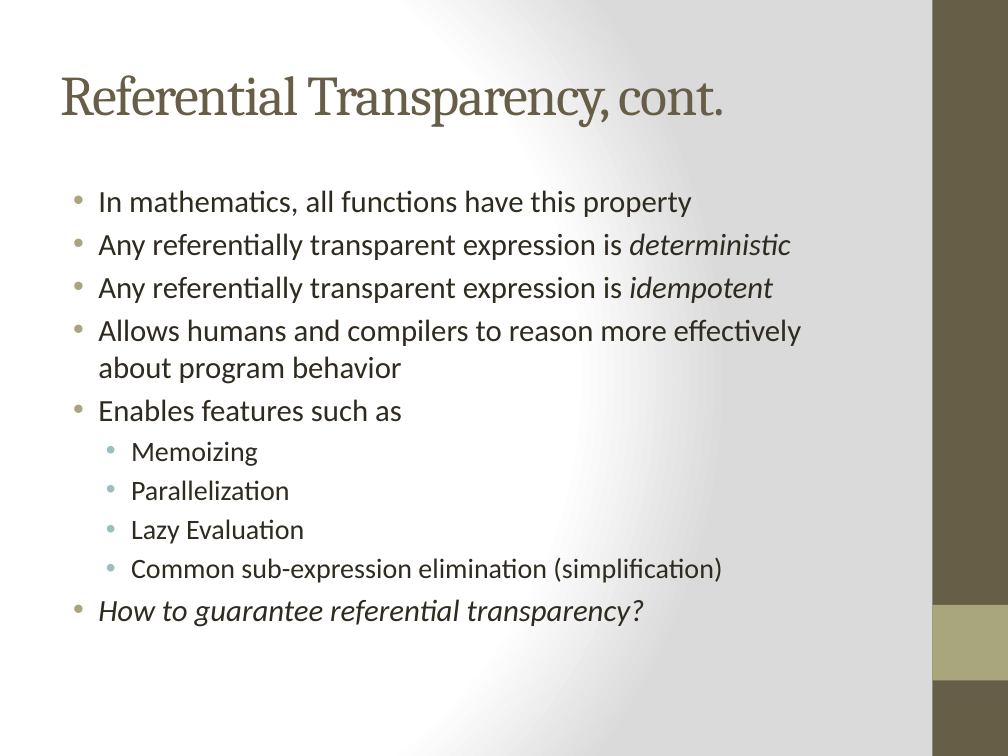
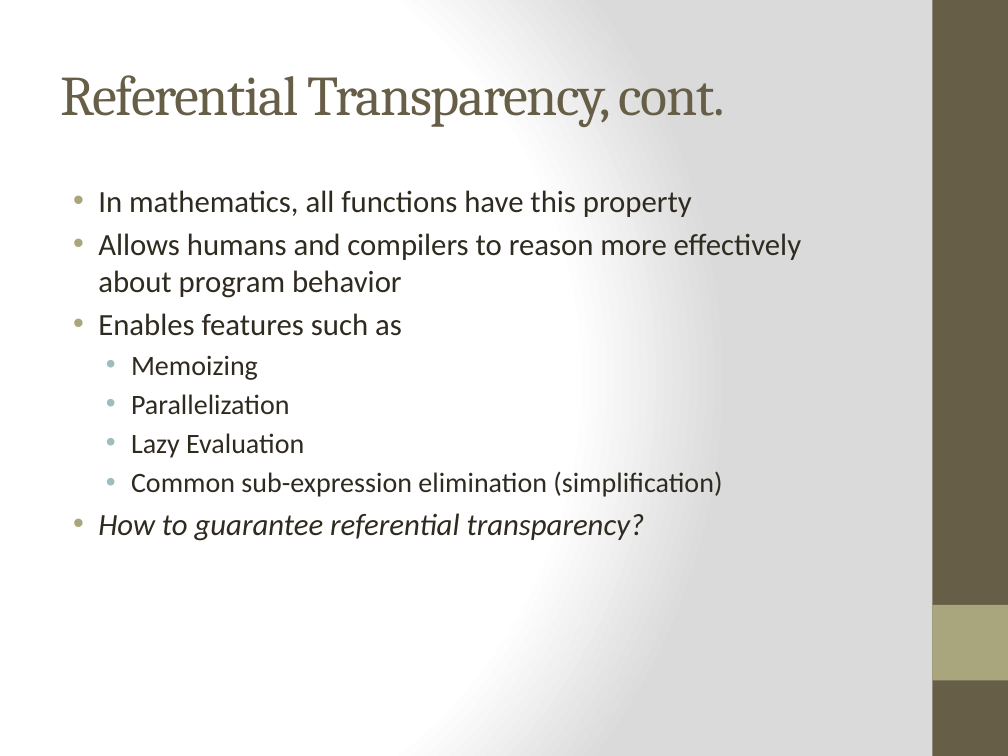
Before and after one commit to bjhartin/FoundationsOfFunctionalProgramming, a slide deck: slide 16 of FoundationsOfFunctionalProgramming.pptx (slide 15 before the commit). Drawn at 1008x756 pixels with LibreOffice and Linux fonts; fonts in the diff are those of the drawing. Boxes give left, top, right and bottom in pixels: in the first picture for what was removed or moved away, otherwise in the second. Text is boxed around its words. In the diff, an @@ line names an element or a change of style, - is before the commit and + after.

```diff
--- a/FoundationsOfFunctionalProgramming.pptx
+++ b/FoundationsOfFunctionalProgramming.pptx
@@ text at box(98, 233, 790, 303): paragraphs removed @@
-• Any referentially transparent expression is deterministic
-• Any referentially transparent expression is idempotent
```
Also in this commit, not shown: 10 other slides changed, 1 slide added.
